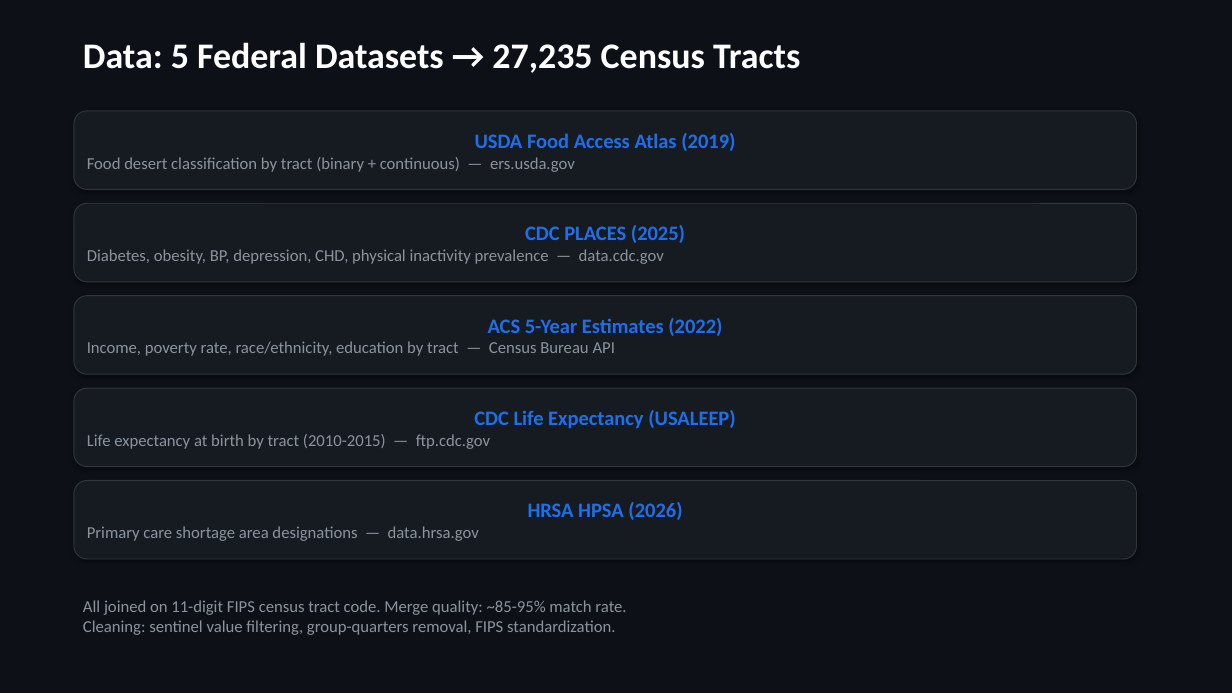
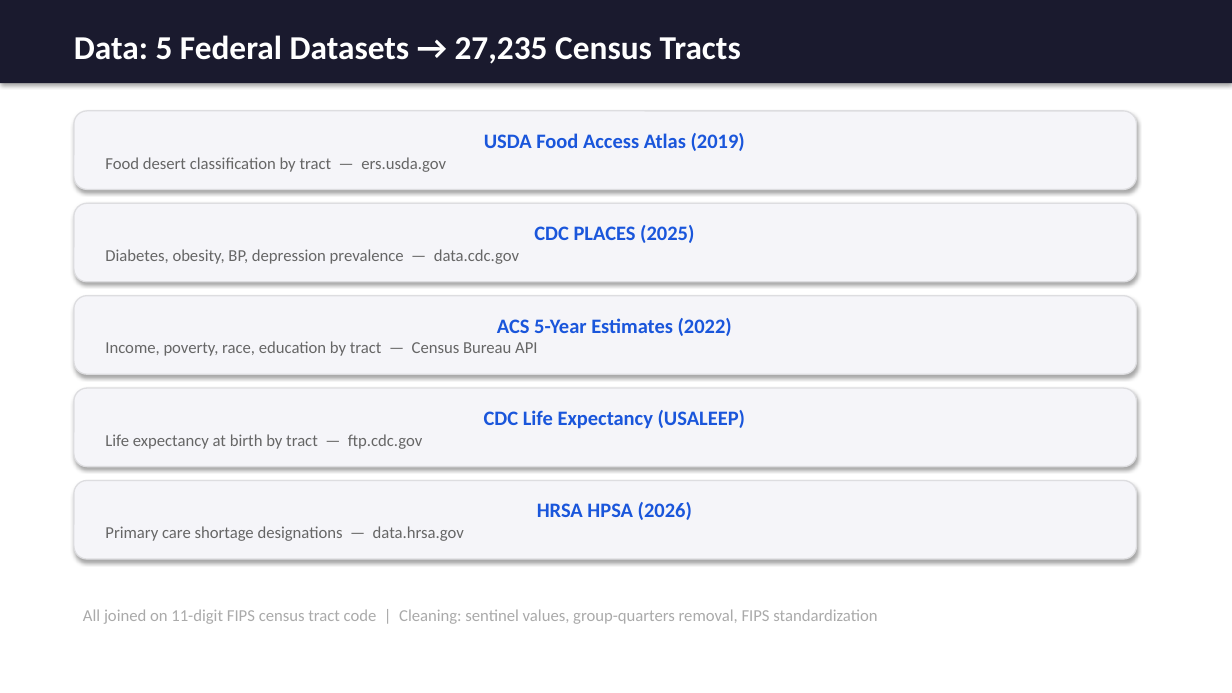
Before and after one commit to jimbo111/datathon-kims, a slide deck: slide 3 of submissions/2kim_health_slides.pptx. Drawn at 1232x693 pixels with LibreOffice and Linux fonts; fonts in the diff are those of the drawing. Boxes give left, top, right and bottom in pixels: in the first picture for what was removed or moved away, otherwise in the second. Text is boxed around its words. In the diff, an @@ line names an element or a change of style, - is before the commit and + after.

Commit message:
Update research question, sub-questions, and bright white slide theme

```diff
--- a/submissions/2kim_health_slides.pptx
+++ b/submissions/2kim_health_slides.pptx
@@ background #0D1117 to #FFFFFF @@
@@ rectangle "Data: 5 Federal Datasets → ...": place and size @@
-rectangle "Data: 5 Federal Datasets → ..." at <box>83,42,800,73</box>
+rectangle "Data: 5 Federal Datasets → ..." at <box>0,0,1232,83</box>
@@ rectangle "Data: 5 Federal Datasets → ..." at <box>0,0,1232,83</box>: size 28 to 26 pt; vertical alignment top to middle; fill none to #1A1A2E; shadow on @@
@@ rounded rectangle "USDA Food Access Atlas (2019)" at <box>74,111,1137,189</box>: text colour #1F6FEB to #1A56DB in "USDA Food Access Atlas (2019)"; fill #161B22 to #F5F5F9; outline #30363D 0.75 pt to #DDDDE0 1 pt @@
@@ text in rounded rectangle at <box>105,157,446,172</box>: text changed; text colour #8B949E to #666666 @@
-Food desert classification by tract (binary + continuous) — ers.usda.gov
+Food desert classification by tract — ers.usda.gov
@@ rounded rectangle "CDC PLACES (2025)" at <box>74,203,1137,282</box>: text colour #1F6FEB to #1A56DB in "CDC PLACES (2025)"; fill #161B22 to #F5F5F9; outline #30363D 0.75 pt to #DDDDE0 1 pt @@
@@ text in rounded rectangle at <box>105,226,569,264</box>: text changed; text colour #8B949E to #666666 @@
-Diabetes, obesity, BP, depression, CHD, physical inactivity prevalence — data.cdc.gov
+Diabetes, obesity, BP, depression prevalence — data.cdc.gov
@@ rounded rectangle "CDC Life Expectancy (USALEEP)" at <box>74,388,1137,467</box>: fill #161B22 to #F5F5F9; outline #30363D 0.75 pt to #DDDDE0 1 pt @@
@@ text in rounded rectangle at <box>434,249,519,264</box>: text colour #1F6FEB to #1A56DB in "CDC Life Expectancy (USALEEP)" @@
@@ rounded rectangle "ACS 5-Year Estimates (2022)" at <box>74,296,1137,374</box>: fill #161B22 to #F5F5F9; outline #30363D 0.75 pt to #DDDDE0 1 pt @@
@@ text in rounded rectangle at <box>497,318,732,336</box>: text colour #1F6FEB to #1A56DB in "ACS 5-Year Estimates (2022)" @@
@@ text in rounded rectangle at <box>105,341,537,356</box>: text changed; text colour #8B949E to #666666 @@
-Income, poverty rate, race/ethnicity, education by tract — Census Bureau API
+Income, poverty, race, education by tract — Census Bureau API
@@ text in rounded rectangle at <box>105,434,422,449</box>: text changed; text colour #8B949E to #666666 @@
-Life expectancy at birth by tract (2010-2015) — ftp.cdc.gov
+Life expectancy at birth by tract — ftp.cdc.gov
@@ rounded rectangle "HRSA HPSA (2026)" at <box>74,481,1137,559</box>: text colour #1F6FEB to #1A56DB in "HRSA HPSA (2026)"; fill #161B22 to #F5F5F9; outline #30363D 0.75 pt to #DDDDE0 1 pt @@
@@ text in rounded rectangle at <box>105,526,464,541</box>: text changed; text colour #8B949E to #666666 @@
-Primary care shortage area designations — data.hrsa.gov
+Primary care shortage designations — data.hrsa.gov
@@ text at <box>83,609,877,624</box>: text changed; text colour #8B949E to #AAAAAA @@
-All joined on 11-digit FIPS census tract code. Merge quality: ~85-95% match rate.
-Cleaning: sentinel value filtering, group-quarters removal, FIPS standardization.
+All joined on 11-digit FIPS census tract code | Cleaning: sentinel values, group-quarters removal, FIPS standardization
```
Also in this commit, not shown: 11 other slides changed, 1 slide added, 1 slide removed, 1 other file.
